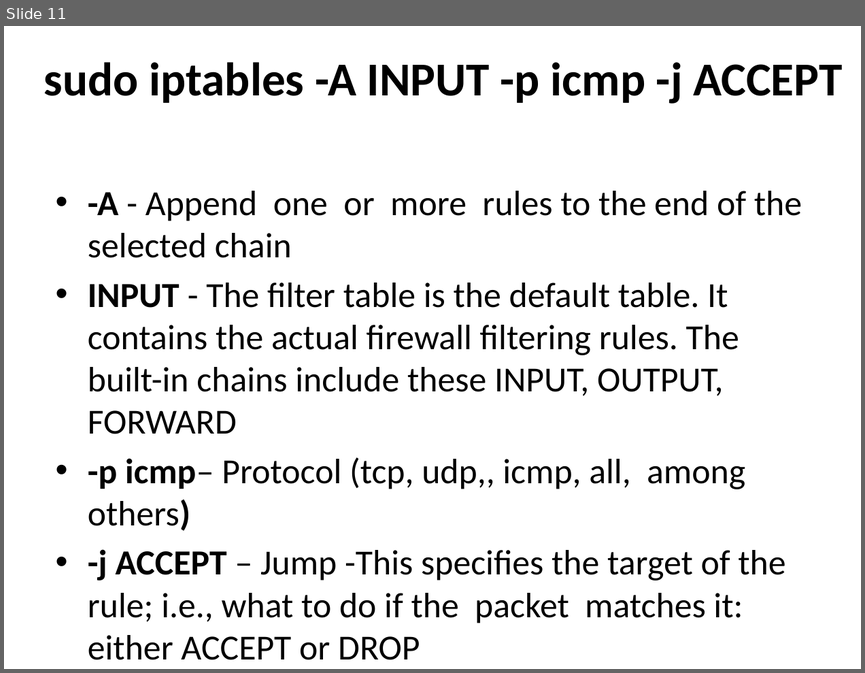
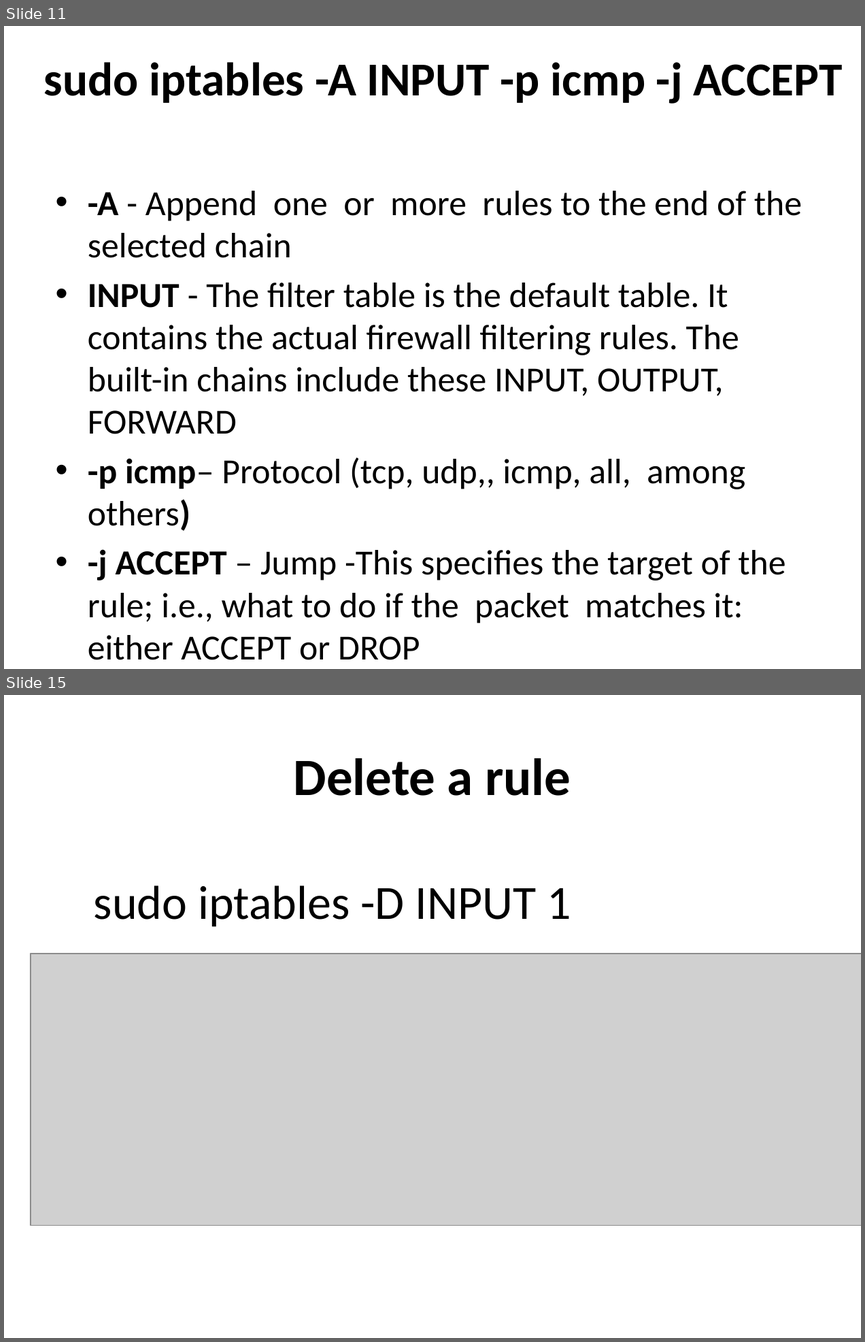
Before and after one commit to afnog/sse, a slide deck: firewalls/Firewalls_2019.pptx. Shown one above the other, each under a label of ours: slide 11 before the commit, slides 11 and 15 after it; the slides between them are not shown. The pictures are 865x673 and 865x1342 pixels, drawn with LibreOffice and Linux fonts; fonts in the diff are those of the drawing; grey boxes stand for pictures. Boxes give left, top, right and bottom in pixels: in the first picture for what was removed or moved away, otherwise in the second. Text is boxed around its words. In the diff, an @@ line names an element or a change of style, - is before the commit and + after.

```diff
--- a/firewalls/Firewalls_2019.pptx
+++ b/firewalls/Firewalls_2019.pptx
@@ slide 15 added at <box>4,695,861,1338</box>, background #FFFFFF @@
@@ title added at <box>294,758,570,796</box>, 44 pt, text #000000, bold @@
+Delete a rule
@@ text added at <box>94,885,570,927</box>, 40 pt, text #000000 @@
+sudo iptables -D INPUT 1
@@ picture added at <box>31,954,861,1225</box> @@
```
Also in this commit, not shown: 1 slide changed, 4 other slides added, 3 other files.
